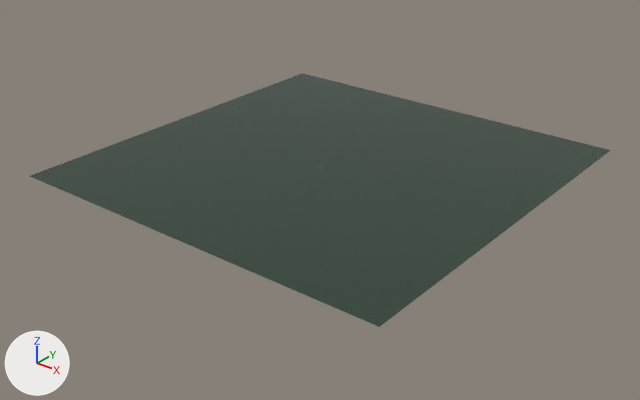
The glTF model swamp-city-assets/city-d.glb, before and after one commit.
One viewpoint serves both versions: a camera (50 mm lens) standing at (1190.0, -1503.0, 837.0) and looking at (7.0, -24.0, -80.0). Arrows for +X, +Y and +Z are at lower left; the lights stay in place. The first picture is the older version. Vertices at exactly the same position are counted once.

The scene before the commit, as lines of its bpy script (objects in view):
```python
me_city_d = bpy.data.meshes.new('city-d')
me_city_d.from_pydata(...)  # 122 vertices, 220 faces; spans x -490.0..490.0, y -470.0..510.0, z 0.0..1.0
# faces by material slot: [12, 48, 160]
me_city_d.materials.append(mat_water__2d4a3a_0_82)
me_city_d.materials.append(mat_water__2f4f3c_0_9)
me_city_d.materials.append(mat_water__3f7f8a)
ob_city_d = bpy.data.objects.new('city-d', me_city_d)
ob_city_d.location = (0.0, 0.0, 0.0)
```
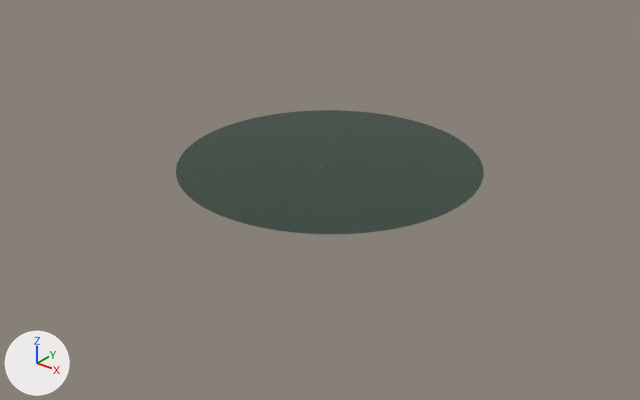
Where the change shows, as pixel boxes (x1, y1, x2, y2) in the pictures (640 x 400 px):
'city-d', reshaped (47% narrower, 51% shorter)
    before: (30, 73, 611, 327)
    after: (176, 110, 484, 234)

Patch to the scene script:
```diff
--- a/swamp-city-assets/city-d.glb.py
+++ b/swamp-city-assets/city-d.glb.py
@@ me_city_d @@
 # used by ob_city_d; location = (0.0, 0.0, 0.0)
-me_city_d.from_pydata(...)  # 122 vertices, 220 faces; spans x -490.0..490.0, y -470.0..510.0, z 0.0..1.0
+me_city_d.from_pydata(...)  # 372 vertices, 720 faces; spans x -360.0..360.0, y -340.0..380.0, z 0.0..1.0
+# me_city_d part 1: the loose piece of 8 vertices spanning x -490.0..490.0, y -470.0..510.0, z 0.0 is rebuilt with 258 vertices and now spans x -360.0..360.0, y -340.0..380.0, z 0.0
 me_city_d.materials.append(mat_water__2d4a3a_0_82)
```
